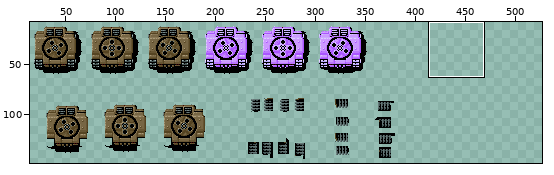
Two states of a sprite sheet, Raiden Project/Game/Assets/Megatank.png. The picture above shows the old version from afar; the outline marks the close-up.
Close-up. Before the edit:
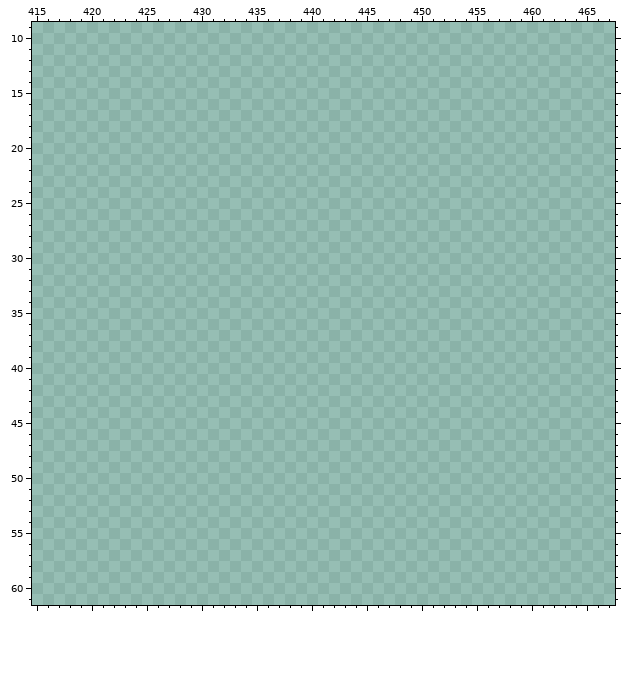
The file is 477x193 pixels. Shown: x 415..467, y 9..61. The old version is drawn lined up with the new one, on the new canvas. The wide view leaves out empty margins. The commit also changed other parts of the picture, which this record leaves out.
And afterwards:
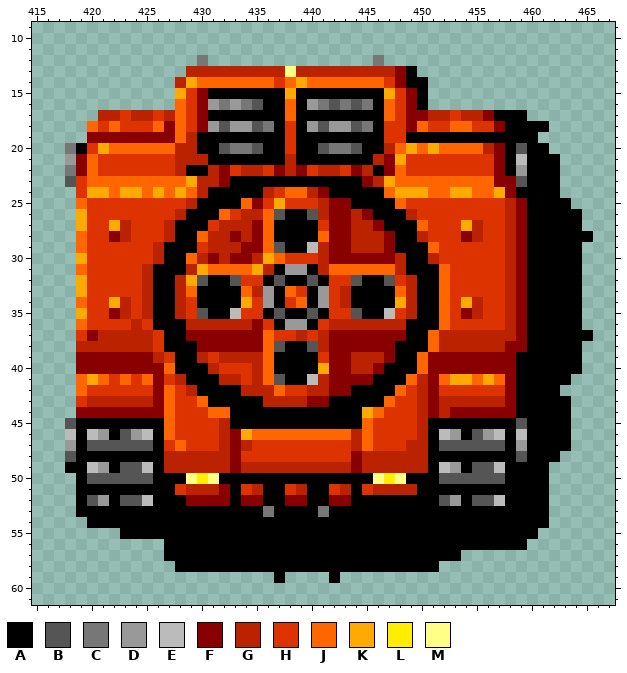
Palette (. is transparent): A #000000  B #555555  C #777777  D #999999  E #bbbbbb  F #880000  G #bb2200  H #dd3300  J #ff6600  K #ffaa00  L #ffee00  M #ffff88
Changes in this commit:
canvas 477x193 -> 569x193
Changed rows in their new state; - is an unchanged pixel.
first column x 418:
12 ------------C---------------C-------------------
13 -----------GGGGGGGGGMGGGGGGGGGFA----------------
14 ----------GKJJJJJJJHJKJJJJJJJHFAA---------------
15 ----------KHFAAAAAAAKAAAAAAAAKHFA---------------
16 ----------JHFDCDCBAAJADCBCBCAJHFA---------------
17 ---GGHGGHGJHFAAAAAAAJAAAAAAAAJHFFGGHGGFAAA------
18 --JHJHHHJFJHFDBDDBCAHADBDDBCAHHFJHHJJHHFAAAA----
19 --FFFFFFFFJGAAAAAAAAHAAAAAAAAHHAAAAAAAAAAAA-----
20 CAHKJJJJJJGGAABCCBAAHAABCCBAAGJKJKJJJJGFABAA----
21 DFJHHHHHHHGGGAAAAAAAGAAAAAAAGFKHHHHHHHHFAEAAA---
22 CFJHHHHHHHGAAGFHGGHFGFHGGHFGAFJHHHHHHHHFADAAA---
23 BHJJJJJJJJJKGGFAAAAAAAAAAAAFGKJJJJJJJJJFFBAAA---
24 -HKKJKKJKJKJGAAAAAGHJJGFAAAAAJKKKJJKKJJKFAAAA---
25 -JHHHHHHHHHGAAAAJFHKHHHGFFAAAAJHHHHHHHHHGFAAAA--
26 -KHHHHHHHHGAAAJHGGJBAABGFFGFAAAGHHHHHHHHGFAAAAA-
27 -KHHKGHHHGAAAHGGGFJAAAAHFFGGFAAAJHHHKGHHGFAAAAA-
28 -JHHFGHHHGAAJGGFGFJAAAAJFFGGGFAAGHHHFGHHGFAAAAAA
29 -JHHHHHHGAAAHGGGFFJBAAEGFFGGGFAAAJHHHHHHGFAAAAA-
30 -KHHHHHHGAAJGFGFFGKJHHHGFFFFFFGAAGHHHHHHGFAAAAA-
31 -JHHHHHGAAAGKJJJJKGADDAGJJJJJJGAAAJHHHHHGFAAAAA-
32 -KHHHHHGAAGKBAABHHABAABAHHBAABHGAAJHHHHHGFAAAAA-
33 -KHHHHHGAAGJAAAAJGDAJHADHGAAAAJGAAJHHHHHGFAAAAA-
34 -JHHKGHGAAGHAAAAKHDAHJADHGAAAAKGAAJHKGHHGFAAAAA-
35 -KHHFGHGAAGHBAAEHHABAABAHHBAAEHGAAJHFGHHGFAAAAA-
36 -JHHHHGHAAAGGGGGGFHADDAHGGGGGGGAAAJHHHHHGFAAAAA-
37 -HFGGGGGHAAFFFFFFFJHHGHGFFFFFFFAAJGGGGGGGFAAAAAA
38 -GGGGGGGHAAAFFFFFFJBAABGFFFFFFAAAJGGGGGGFFAAAAA-
39 -FFFFFFFGHAAGHGGGGJAAAAHFFGGGFAAJFFFFFFFFAAAAAA-
40 -FFFFFFFFJAAAGHHHGJAAAAKFFGGFAAAJFFFFFFFFAAAAAA-
41 -JKJHJHJFHGAAAGGHGJBAAEGFFFFAAAJGFJKKJKJFAAAAA--
42 -JHHHHHHFJHGAAAAGGGJHHGGFFAAAAJHGFHHHHHHFAAAA---
43 -HGGGGGGFJHHJAAAAAGGGGFFAAAAAJHHGFGGGGGGFAAAAA--
44 -FFFFFFFFJHHHJJAAAAAAAAAAAAKJHHHGFGFFFFFFAAAAA--
45 BAAAAAAAAJHHHHGAAAAAAAAAAAAJHHHHGAAAAAAAABAAAA--
46 EAEDABDEAJHHHHGFKJJJJJJJJJGJHHHHGAEDABDEAEAAAA--
47 DABBBBBBAHJHHHGFGHHHHHHHHHGJHHHGGABBBBBBADAAAA--
48 BAAAAAAAAGGGGGGFHHHHHHHHHHFGGGGGGAAAAAAAABAAA---
49 AAEDABBEAGGGGGGFGGGGGGGGGGFGGGGGGAEDABBEAAAA----
50 -ABBBBBBAAAMLMAAAAAAAAAAAAAAMLMAAABBBBBBAAAA----
51 -AAAAAAAAAHGGGFAHGAAHGAAHGAHGGGGAAAAAAAAAAAA----
52 -ABDABBEAAAFFFFAFFAAFFAAFFAAAAAAAABDABBEAAAA----
53 -AAAAAAAAAAAAAAAAACAAAACAAAAAAAAAAAAAAAAAAAA----
54 --AAAAAAAAAAAAAAAAAAAAAAAAAAAAAAAAAAAAAAAAAA----
55 -----AAAAAAAAAAAAAAAAAAAAAAAAAAAAAAAAAAAAAA-----
56 ---------AAAAAAAAAAAAAAAAAAAAAAAAAAAAAAAAA------
57 ---------AAAAAAAAAAAAAAAAAAAAAAAAAAA------------
58 ----------AAAAAAAAAAAAAAAAAAAAAAAA--------------
59 -------------------A----A-----------------------
Where, in picture pixels (left, top, right, bottom), the same in both close-ups:
added: (65, 55, 593, 583)
